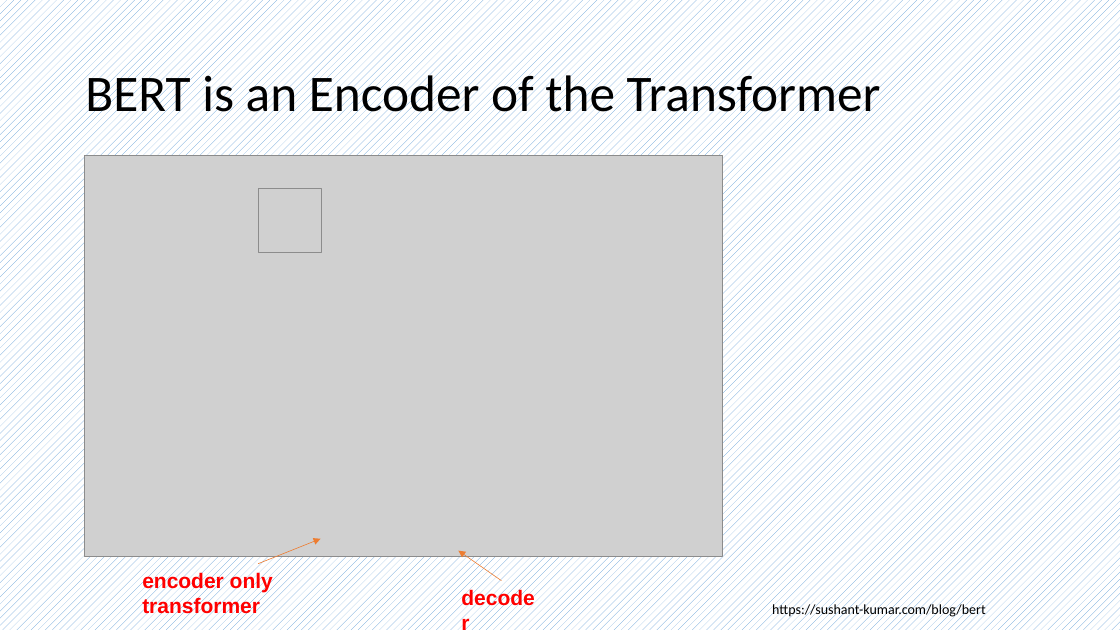
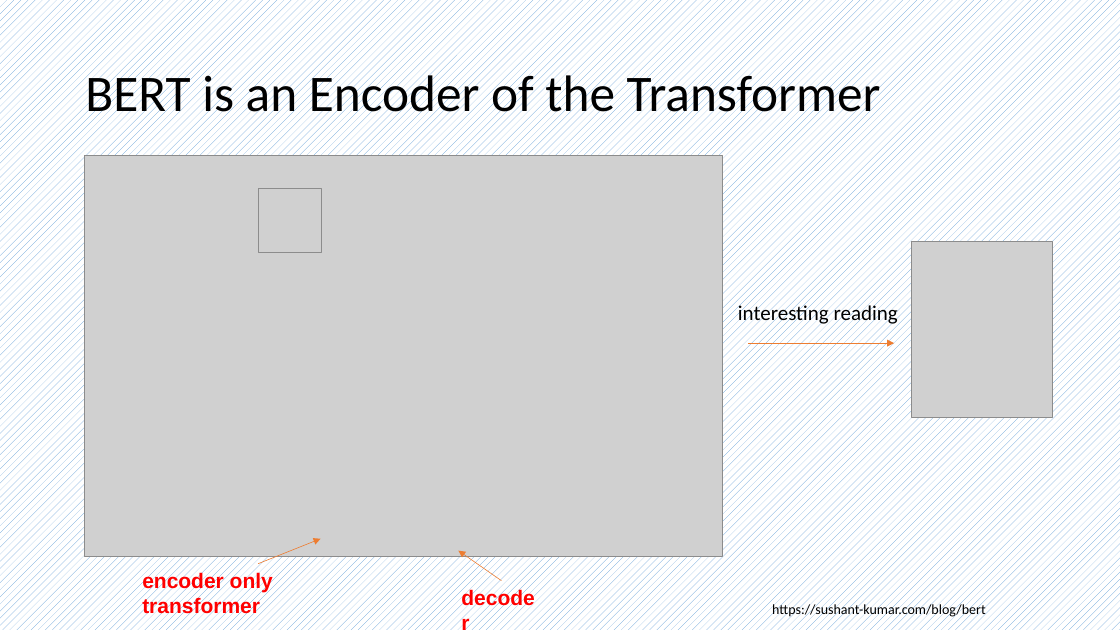
Before and after one commit to frankwxu/AI4DigitalForensics, a slide deck: slide 23 of lectures/10_word_embedding/0_word_embedding.pptx. Drawn at 1120x630 pixels with LibreOffice and Linux fonts; fonts in the diff are those of the drawing; grey boxes stand for pictures; background and template pictures are left out. Boxes give left, top, right and bottom in pixels: in the first picture for what was removed or moved away, otherwise in the second. Text is boxed around its words. In the diff, an @@ line names an element or a change of style, - is before the commit and + after.

```diff
--- a/lectures/10_word_embedding/0_word_embedding.pptx
+++ b/lectures/10_word_embedding/0_word_embedding.pptx
@@ picture added at [912, 241, 1052, 418] @@
@@ text added at [738, 302, 898, 326], 18 pt, text #000000 @@
+interesting reading
@@ arrow added from (749, 343) to (894, 343), #ED7D31 0.5 pt @@
```
Also in this commit, not shown: 3 other slides changed, 1 slide added, 1 slide removed, 9 other files.
